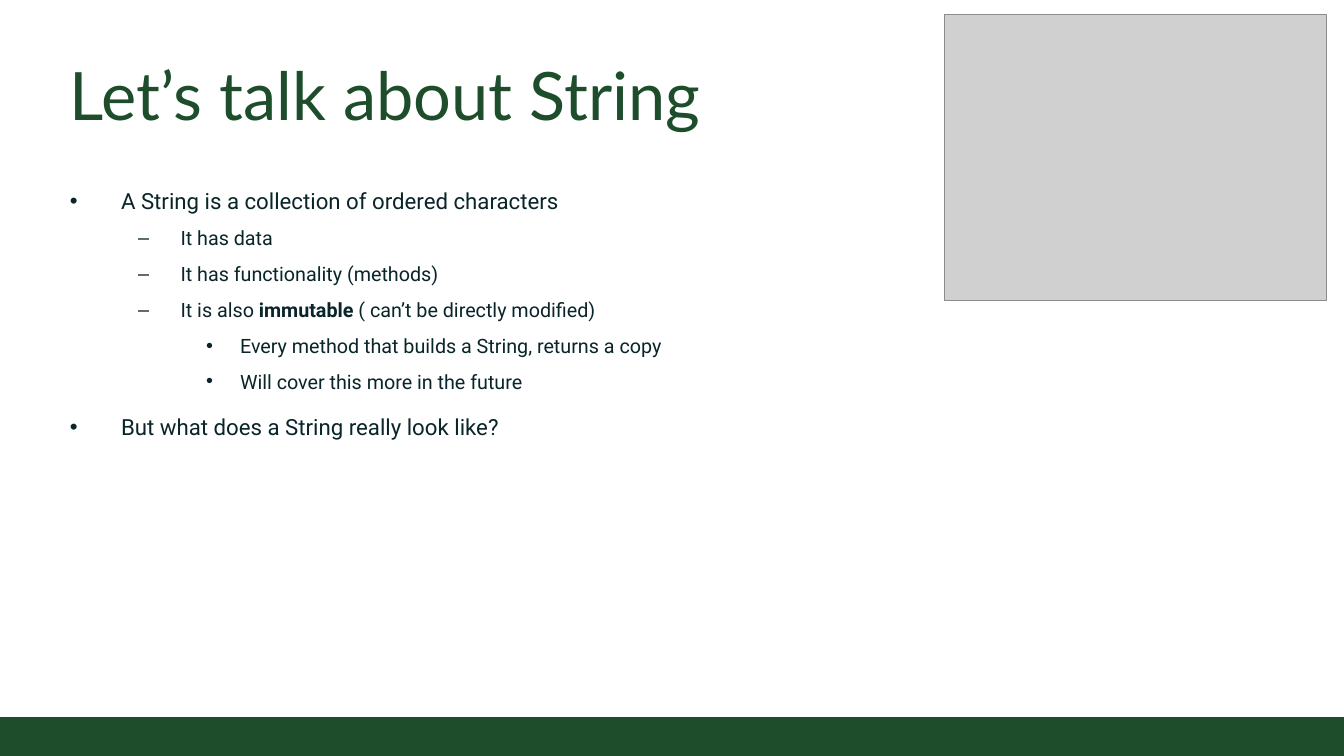
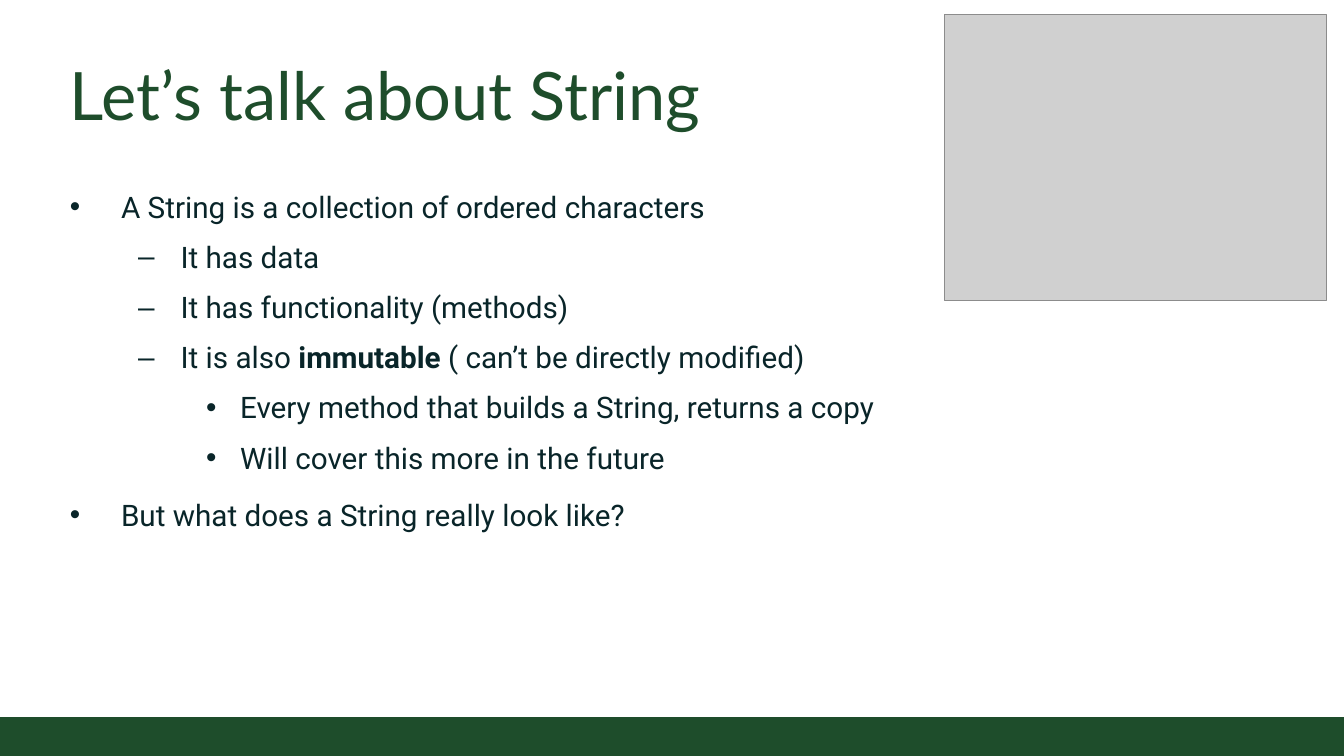
Before and after one commit to CSU-CompSci-CS163-4/Handouts, a slide deck: slide 9 of slides/On-Campus/02_03_CharactersAndStrings.pptx. Drawn at 1344x756 pixels with LibreOffice and Linux fonts; fonts in the diff are those of the drawing; grey boxes stand for pictures; background and template pictures are left out. Boxes give left, top, right and bottom in pixels: in the first picture for what was removed or moved away, otherwise in the second. Text is boxed around its words. In the diff, an @@ line names an element or a change of style, - is before the commit and + after.

Commit message:
Characters and Strings Lecture update

```diff
--- a/slides/On-Campus/02_03_CharactersAndStrings.pptx
+++ b/slides/On-Campus/02_03_CharactersAndStrings.pptx
@@ text "A String is a collection ..." at (x1=121, y1=195, x2=874, y2=533): size 18 to 24 pt in "A String is a collection of ordered ...", "But what does a String really look ..."; size 16 to 24 pt in "It has data", "It has functionality (methods)", "It is also immutable ( can’t be ...", "Every method that builds a String, returns ..." and 1 more places @@
```
Also in this commit, not shown: 9 other slides changed, 5 slides added.
